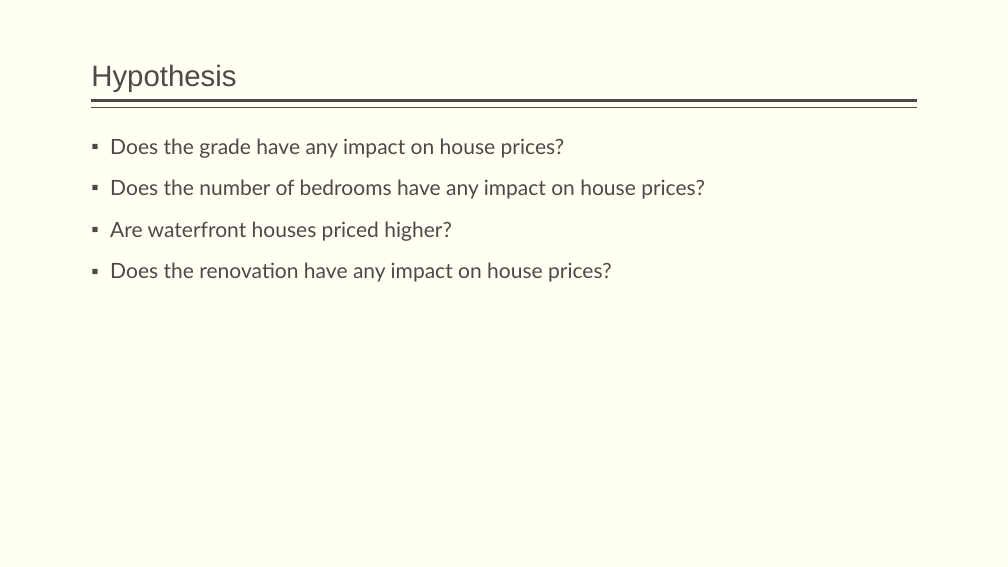
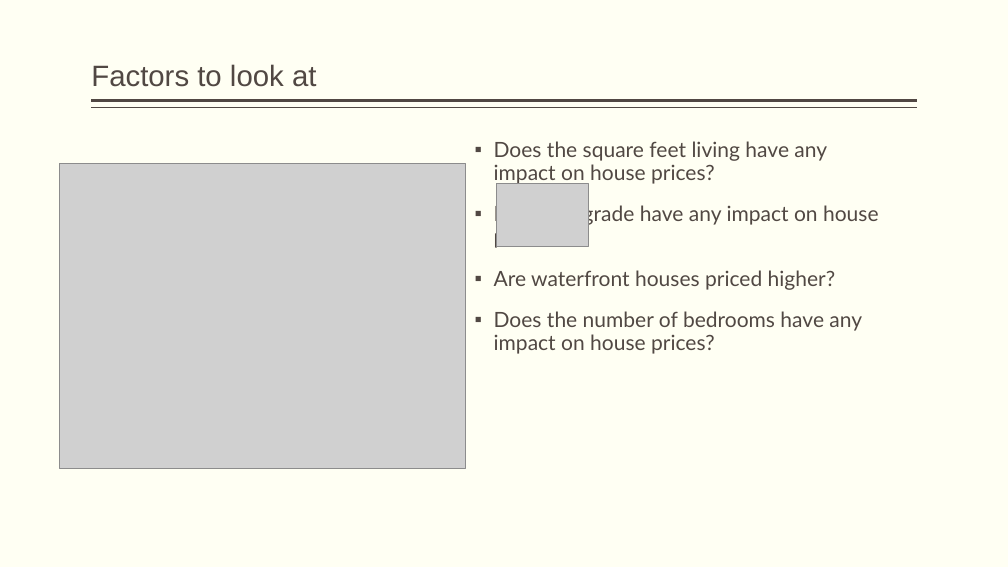
Before and after one commit to olaidekashimawo/King-County-House-Sales, a slide deck: slide 5 of King County House price Analysis - Copy.pptx (slide 3 before the commit). Drawn at 1008x567 pixels with LibreOffice and Linux fonts; fonts in the diff are those of the drawing; grey boxes stand for pictures; background and template pictures are left out. Boxes give left, top, right and bottom in pixels: in the first picture for what was removed or moved away, otherwise in the second. Text is boxed around its words. In the diff, an @@ line names an element or a change of style, - is before the commit and + after.

```diff
--- a/King County House price Analysis - Copy.pptx
+++ b/King County House price Analysis - Copy.pptx
@@ title at box(91, 64, 316, 87): text changed @@
-Hypothesis
+Factors to look at
@@ text "Does the square feet living ...": place and size @@
-text "Does the square feet living ..." at box(110, 138, 705, 282)
+text "Does the square feet living ..." at box(494, 141, 879, 354)
@@ text at box(494, 141, 827, 185): paragraph added @@
+▪ Does the square feet living have any impact on house prices?
@@ picture added at box(59, 163, 466, 469) @@
@@ picture added at box(497, 184, 589, 246) @@
@@ text at box(110, 221, 612, 282): paragraphs removed @@
-▪ Are waterfront houses priced higher?
-▪ Does the renovation have any impact on house prices?
@@ text at box(494, 270, 836, 290): paragraph added @@
+▪ Are waterfront houses priced higher?
```
Also in this commit, not shown: 6 other slides changed, 7 slides added, 2 slides removed, 2 other files.
